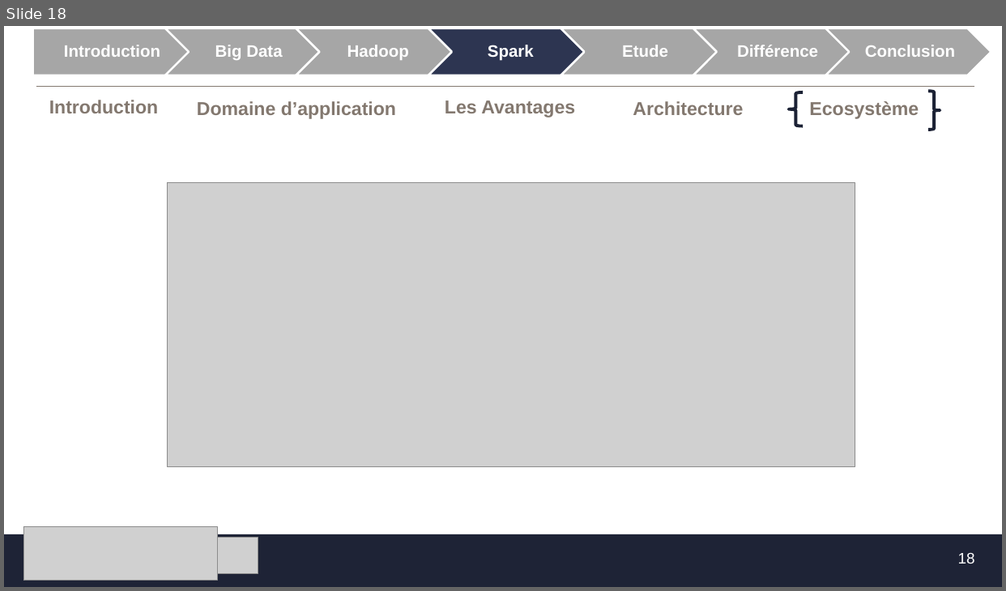
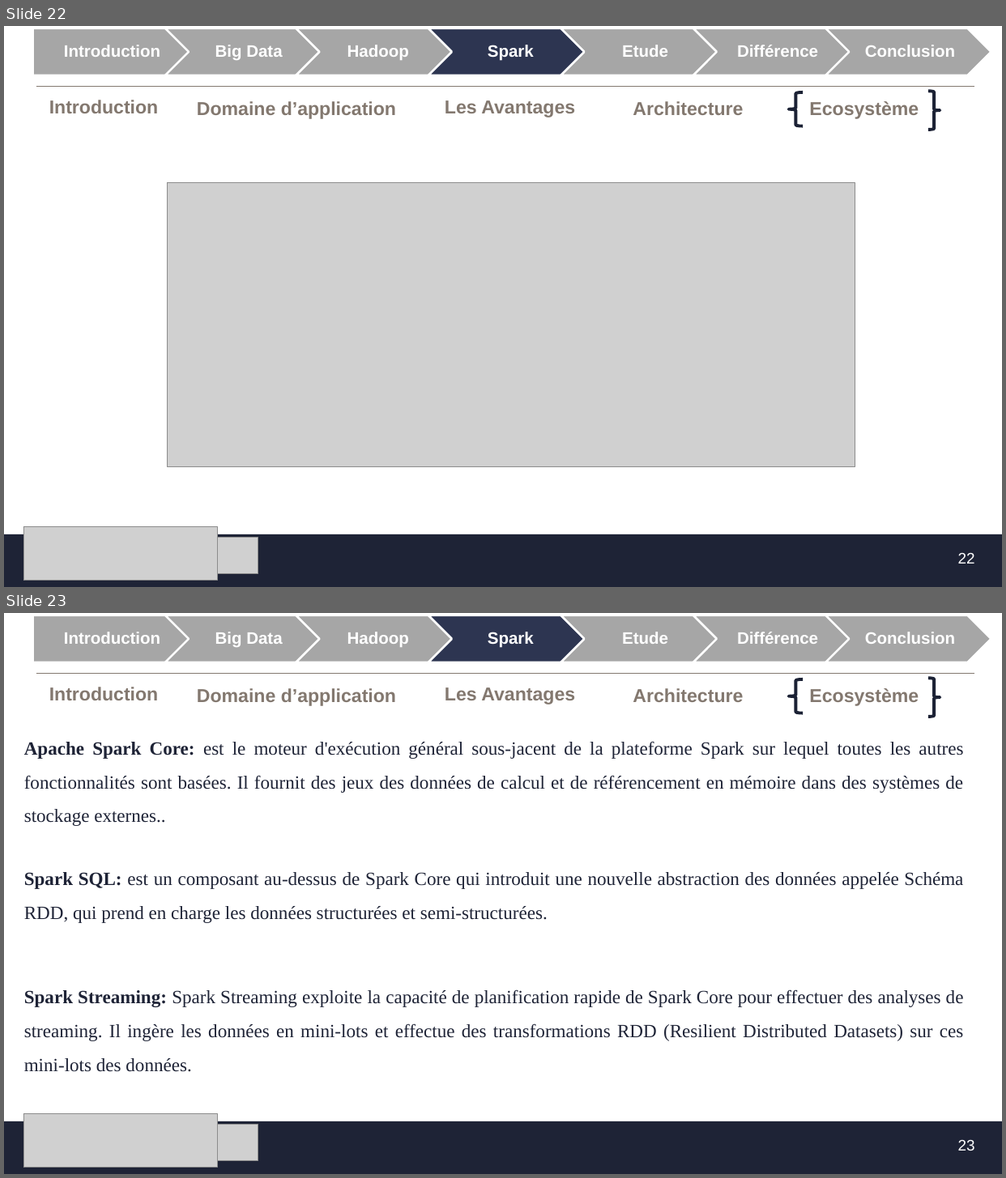
Before and after one commit to MF-13/E-Learning_Platforme, a slide deck: SFE/Présentation_SFE.pptx. Shown one above the other, each under a label of ours: slide 18 before the commit, slides 22 and 23 after it. The pictures are 1006x591 and 1006x1178 pixels, drawn with LibreOffice and Linux fonts; fonts in the diff are those of the drawing; grey boxes stand for pictures; background and template pictures are left out. Boxes give left, top, right and bottom in pixels: in the first picture for what was removed or moved away, otherwise in the second. Text is boxed around its words. In the diff, an @@ line names an element or a change of style, - is before the commit and + after.

```diff
--- a/SFE/Présentation_SFE.pptx
+++ b/SFE/Présentation_SFE.pptx
@@ slide 23 added at <box>4,613,1002,1174</box>, background #FFFFFF; not listed: 4 template elements that a slide beside it also shows @@
@@ group added at <box>32,615,991,662</box>: 7 texts, 6 chevrons, 1 pentagon arrow @@
+Introduction
+Big Data
+Hadoop
+Spark
+Etude
+Différence
+Conclusion
@@ left brace added at <box>789,679,803,713</box>, outline #1D2235 3 pt @@
@@ right brace added at <box>928,678,940,717</box>, outline #1D2235 3 pt @@
@@ title added at <box>49,687,159,700</box>, 18 pt, text #83786F, bold @@
+Introduction
@@ text added at <box>197,688,396,706</box>, 18 pt, text #83786F, bold @@
+Domaine d’application
@@ text added at <box>445,688,575,705</box>, 18 pt, text #83786F, bold @@
+Les Avantages
@@ text added at <box>633,688,743,702</box>, 18 pt, text #83786F, bold @@
+Architecture
@@ text added at <box>809,688,918,706</box>, 18 pt, text #83786F, bold @@
+Ecosystème
@@ text added at <box>24,741,963,826</box>, 18 pt, text #1E2336 @@
+Apache Spark Core: est le moteur d'exécution général sous-jacent de la plateforme Spark sur lequel toutes les autres fonctionnalités sont basées. Il fournit des jeux des données de calcul et de référencement en mémoire dans des systèmes de stockage externes..
@@ text added at <box>24,872,963,923</box>, 18 pt, text #1E2336 @@
+Spark SQL: est un composant au-dessus de Spark Core qui introduit une nouvelle abstraction des données appelée Schéma RDD, qui prend en charge les données structurées et semi-structurées.
@@ text added at <box>24,990,964,1072</box>, 18 pt, text #1E2336 @@
+Spark Streaming: Spark Streaming exploite la capacité de planification rapide de Spark Core pour effectuer des analyses de streaming. Il ingère les données en mini-lots et effectue des transformations RDD (Resilient Distributed Datasets) sur ces mini-lots des données.
@@ picture added at <box>23,1114,217,1168</box> @@
@@ picture added at <box>23,1125,258,1161</box> @@
@@ page number added at <box>958,1140,975,1151</box>, 14.7 pt, text #FFFFFF @@
+23
@@ what was slide 18 is now slide 22 @@
@@ page number at <box>958,553,975,564</box>: text changed @@
-18
+22
```
Also in this commit, not shown: 10 slides changed, 13 other slides added.
